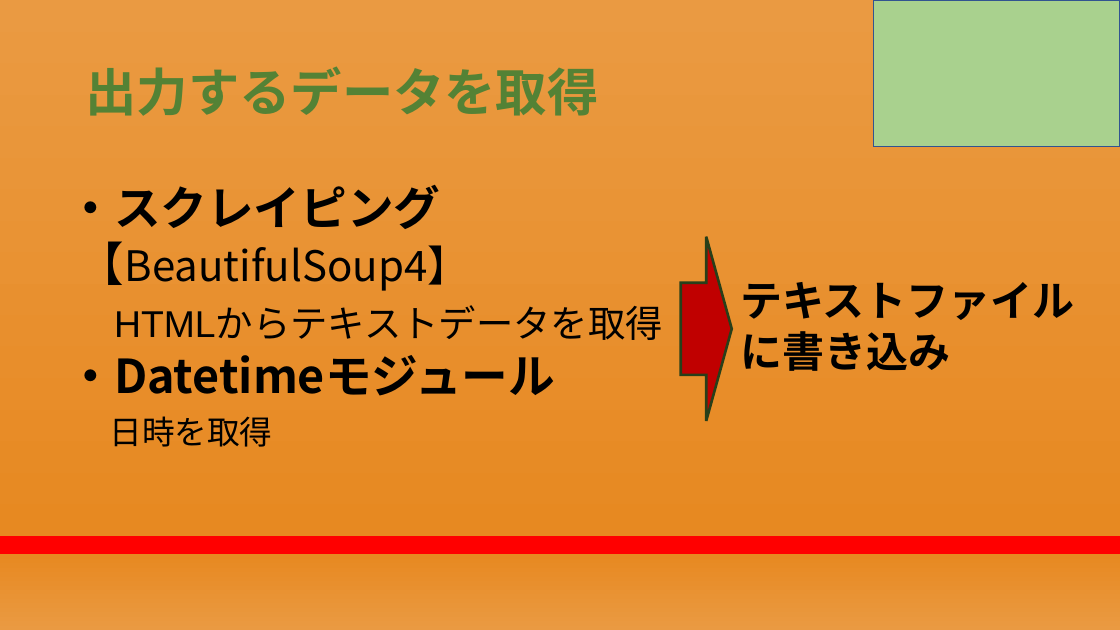
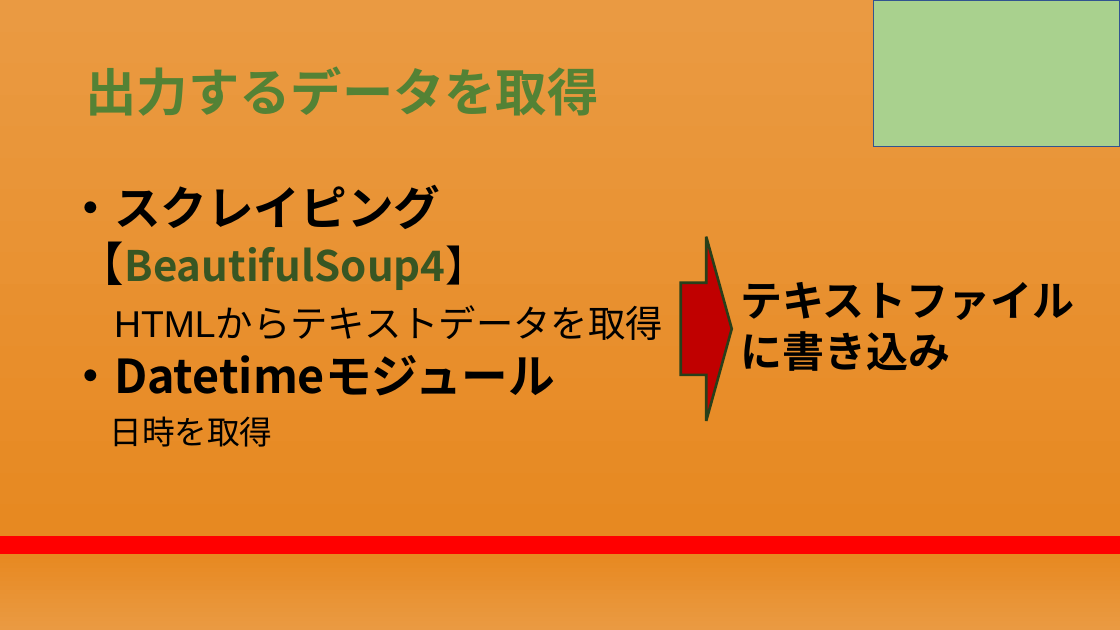
Before and after one commit to RikiishiSuzunosuke/AIspeaker_yosie, a slide deck: slide 16 of presentation/第二回プレゼン_アウトライン.pptx (slide 15 before the commit). Drawn at 1120x630 pixels with LibreOffice and Linux fonts; fonts in the diff are those of the drawing. Boxes give left, top, right and bottom in pixels: in the first picture for what was removed or moved away, otherwise in the second. Text is boxed around its words. In the diff, an @@ line names an element or a change of style, - is before the commit and + after.

```diff
--- a/presentation/第二回プレゼン_アウトライン.pptx
+++ b/presentation/第二回プレゼン_アウトライン.pptx
@@ text at bbox=[78, 241, 488, 290]: text colour #000000 to #385723, bold on in "【BeautifulSoup4】" @@
```
Also in this commit, not shown: 1 other slide changed, 1 slide added, 1 other file.
